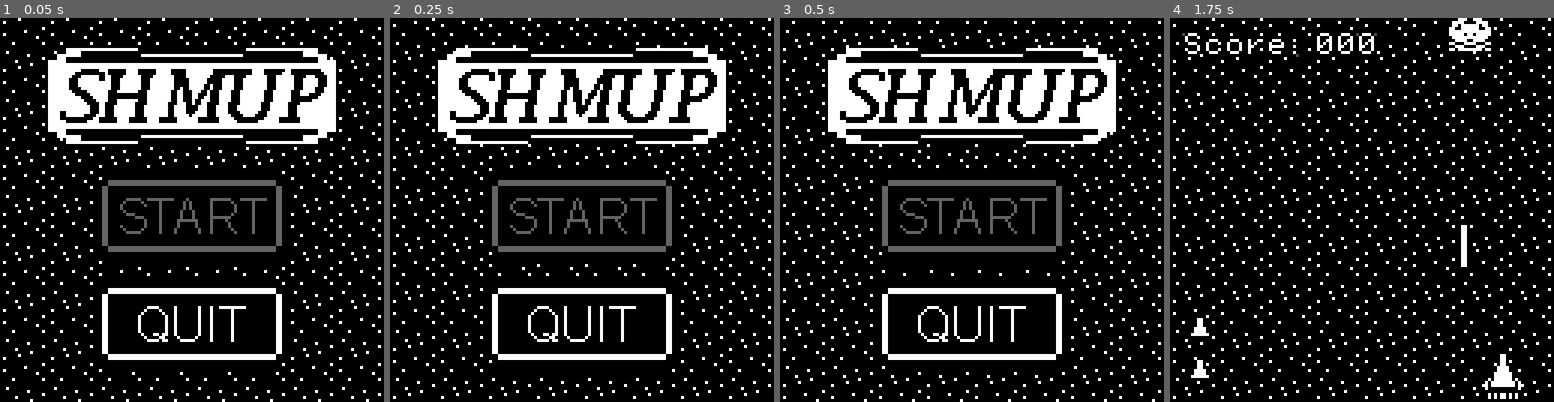
Above: before the commit, frames 1-4 (left to right).
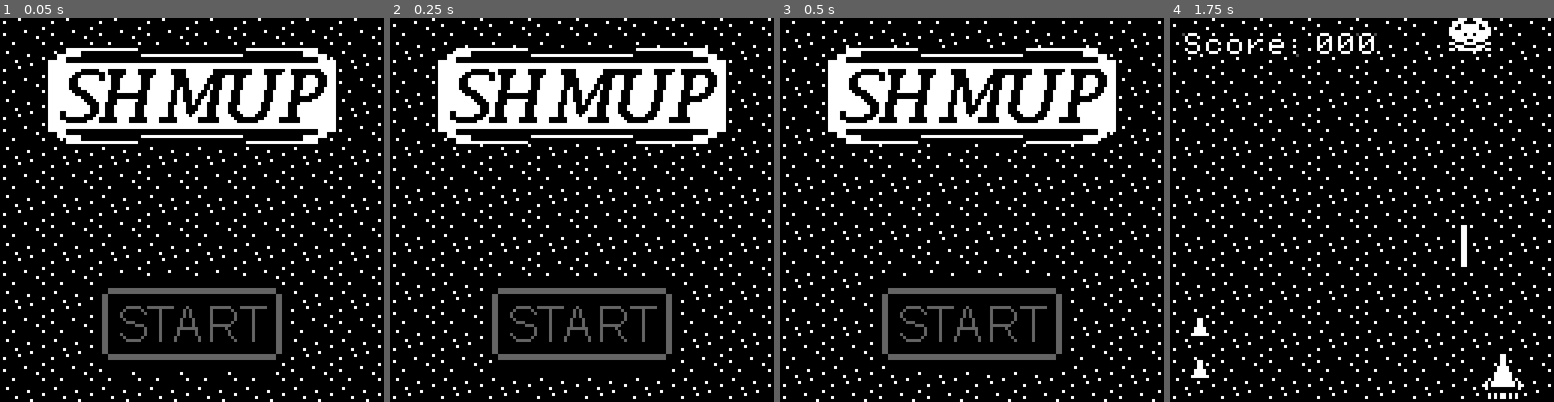
Above: after the commit, the same moments.

Repository: j-kry/shmup
Game: Godot game, scene res://scenes/main_menu/main_menu.tscn
Two runs of this game, one before a commit and one after it. Both use one fixed random seed, a clock stepped at 60 frames per second and the inputs below.
Inputs (mouse positions are in pixels of both pictures, inside the frame that each line leads up to; where the layout moved, square brackets give the same spot in the first picture):
- Up to frame 1 (0.05 s): no input
- Up to frame 2 (0.25 s): no input
- Up to frame 3 (0.5 s): no input
- Up to frame 4 (1.75 s): click (1362, 325) [1362, 217] at 0.5 s; hold D (move_right) from 1.28 s (still down); hold Space (fire) from 1.28 s (still down)

The runs differ from the first frame. In frame 1, 6.2% of the frame differs, in the area x 25-75%, y 39-90%; in frame 2, 6.2%; in frame 3, 6.2%; in frame 4, nothing differs.

Commit message:
removed quit button

Diff:
--- a/scenes/main_menu/main_menu.gd
+++ b/scenes/main_menu/main_menu.gd
@@ -7,7 +7,3 @@
 
 func _on_start_button_pressed() -> void:
 	get_tree().change_scene_to_file("res://scenes/game/game.tscn")
-
-
-func _on_quit_button_pressed() -> void:
-	get_tree().quit()
--- a/scenes/main_menu/main_menu.tscn
+++ b/scenes/main_menu/main_menu.tscn
@@ -1,10 +1,9 @@
-[gd_scene load_steps=10 format=3 uid="uid://btuk8jxwe2mc0"]
+[gd_scene load_steps=7 format=3 uid="uid://btuk8jxwe2mc0"]
 
 [ext_resource type="Texture2D" uid="uid://cyq3b245nru1t" path="res://assets/ShmupTitle.png" id="1_ob46e"]
 [ext_resource type="PackedScene" uid="uid://c6cjpknqmylil" path="res://scenes/background/background.tscn" id="1_uqeha"]
 [ext_resource type="Script" uid="uid://ccnytlbkh3aro" path="res://scenes/main_menu/main_menu.gd" id="1_wem23"]
 [ext_resource type="Texture2D" uid="uid://gfcbbg3g685j" path="res://assets/StartButton.png" id="2_uqeha"]
-[ext_resource type="Texture2D" uid="uid://dym42eswrc360" path="res://assets/QuitButton.png" id="3_wem23"]
 
 [sub_resource type="StyleBoxTexture" id="StyleBoxTexture_wem23"]
 texture = ExtResource("2_uqeha")
@@ -12,13 +11,6 @@
 
 [sub_resource type="StyleBoxTexture" id="StyleBoxTexture_3ovsr"]
 texture = ExtResource("2_uqeha")
-
-[sub_resource type="StyleBoxTexture" id="StyleBoxTexture_uqeha"]
-texture = ExtResource("3_wem23")
-modulate_color = Color(0.393086, 0.393086, 0.393085, 1)
-
-[sub_resource type="StyleBoxTexture" id="StyleBoxTexture_5seab"]
-texture = ExtResource("3_wem23")
 
 [node name="MainMenu" type="Control"]
 layout_mode = 3
@@ -60,25 +52,9 @@
 [node name="StartButton" type="Button" parent="MarginContainer/VBoxContainer"]
 custom_minimum_size = Vector2(64, 32)
 layout_mode = 2
-focus_neighbor_bottom = NodePath("../QuitButton")
-focus_next = NodePath("../QuitButton")
-focus_previous = NodePath("../QuitButton")
 theme_override_styles/focus = SubResource("StyleBoxTexture_wem23")
 theme_override_styles/hover = SubResource("StyleBoxTexture_wem23")
 theme_override_styles/pressed = SubResource("StyleBoxTexture_wem23")
 theme_override_styles/normal = SubResource("StyleBoxTexture_3ovsr")
 
-[node name="QuitButton" type="Button" parent="MarginContainer/VBoxContainer"]
-custom_minimum_size = Vector2(64, 32)
-layout_mode = 2
-size_flags_vertical = 8
-focus_neighbor_top = NodePath("../StartButton")
-focus_next = NodePath("../StartButton")
-focus_previous = NodePath("../StartButton")
-theme_override_styles/focus = SubResource("StyleBoxTexture_uqeha")
-theme_override_styles/hover = SubResource("StyleBoxTexture_uqeha")
-theme_override_styles/pressed = SubResource("StyleBoxTexture_uqeha")
-theme_override_styles/normal = SubResource("StyleBoxTexture_5seab")
-
 [connection signal="pressed" from="MarginContainer/VBoxContainer/StartButton" to="." method="_on_start_button_pressed"]
-[connection signal="pressed" from="MarginContainer/VBoxContainer/QuitButton" to="." method="_on_quit_button_pressed"]
Not shown, changed: export_presets.cfg
